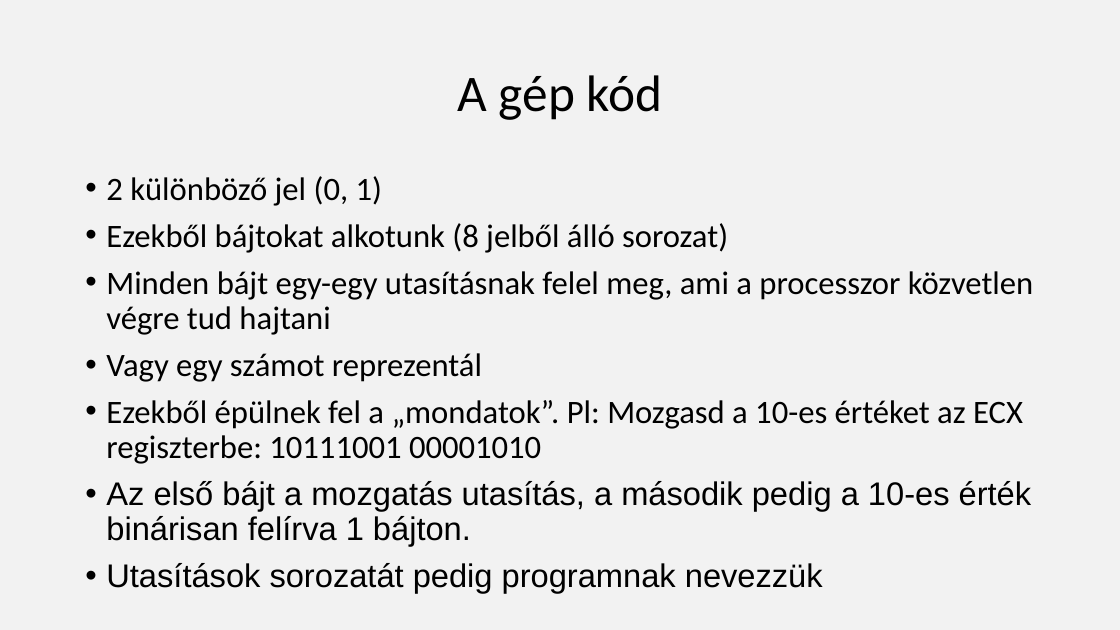
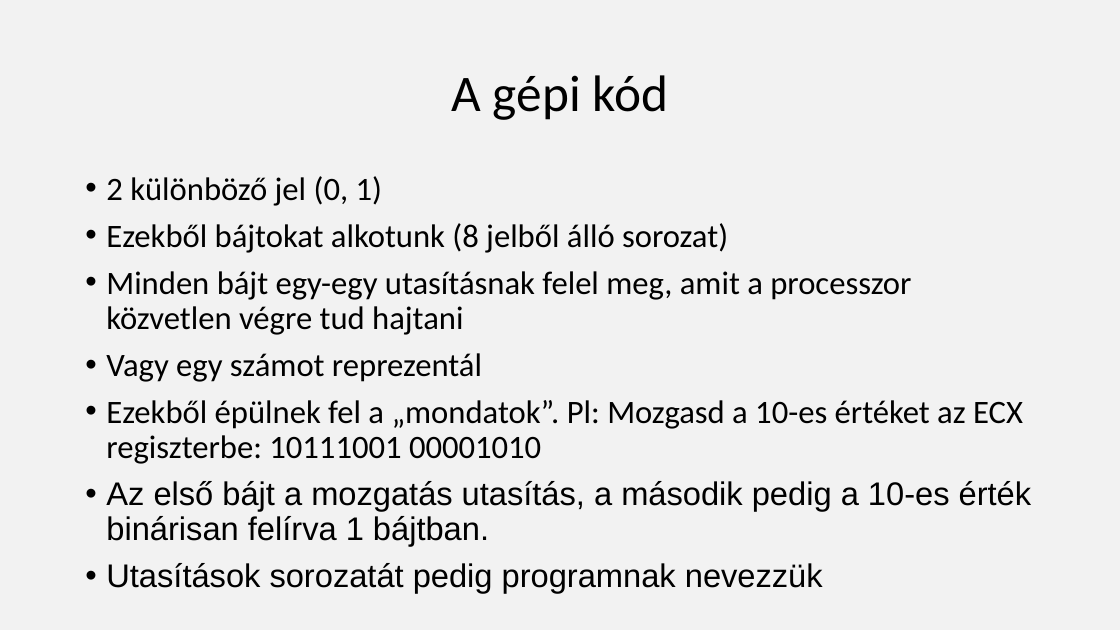
Before and after one commit to nagyandras95/Egyetem, a slide deck: slide 5 of efop/03/Absztakciós szintek a programozásban.pptx. Drawn at 1120x630 pixels with LibreOffice and Linux fonts; fonts in the diff are those of the drawing. Boxes give left, top, right and bottom in pixels: in the first picture for what was removed or moved away, otherwise in the second. Text is boxed around its words. In the diff, an @@ line names an element or a change of style, - is before the commit and + after.

```diff
--- a/efop/03/Absztakciós szintek a programozásban.pptx
+++ b/efop/03/Absztakciós szintek a programozásban.pptx
@@ title at box(452, 75, 668, 120): text changed @@
-A gép kód
+A gépi kód
@@ text at box(106, 271, 911, 335): text changed @@
-• Minden bájt egy-egy utasításnak felel meg, ami a processzor közvetlen végre tud hajtani
+• Minden bájt egy-egy utasításnak felel meg, amit a processzor közvetlen végre tud hajtani
@@ text at box(106, 481, 1032, 546): text changed @@
-• Az első bájt a mozgatás utasítás, a második pedig a 10-es érték binárisan felírva 1 bájton.
+• Az első bájt a mozgatás utasítás, a második pedig a 10-es érték binárisan felírva 1 bájtban.
```
Also in this commit, not shown: 12 other slides changed, 9 other files.
